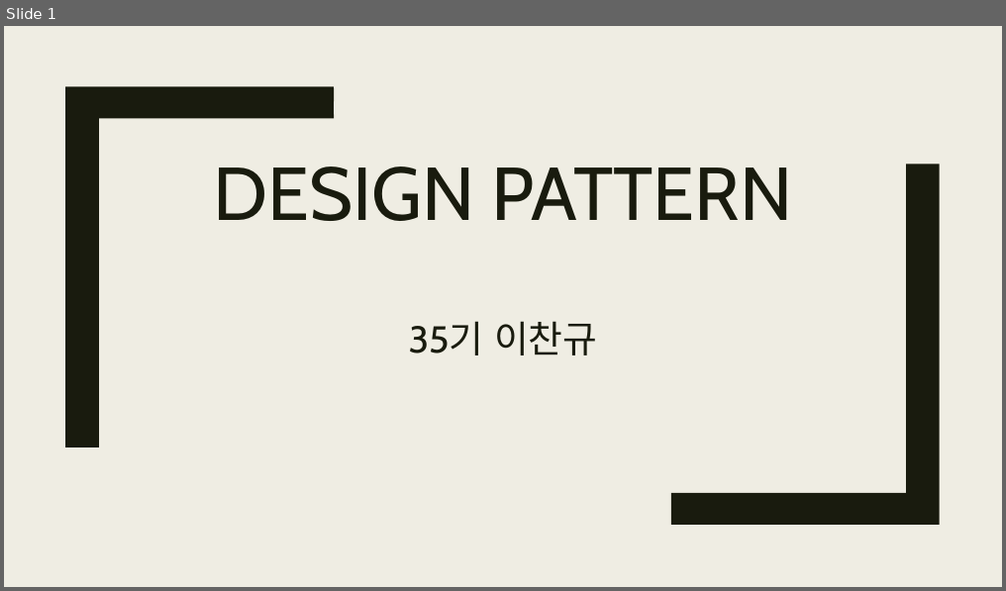
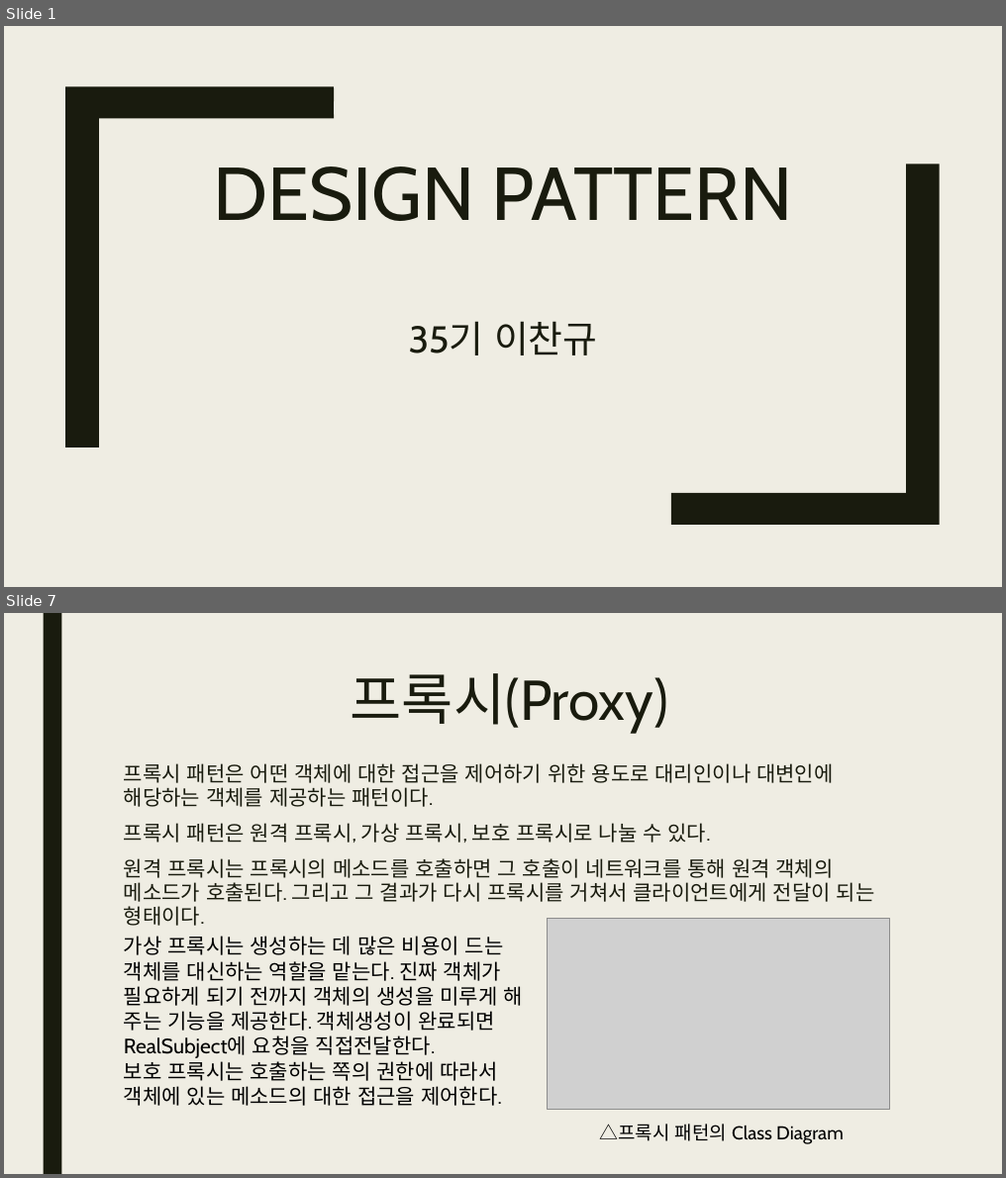
Before and after one commit to tonnac/Study_0, a slide deck: Design_Pattern.pptx. Shown one above the other, each under a label of ours: slide 1 before the commit, slides 1 and 7 after it; the slides between them are not shown. The pictures are 1006x591 and 1006x1178 pixels, drawn with LibreOffice and Linux fonts; fonts in the diff are those of the drawing; grey boxes stand for pictures. Boxes give left, top, right and bottom in pixels: in the first picture for what was removed or moved away, otherwise in the second. Text is boxed around its words. In the diff, an @@ line names an element or a change of style, - is before the commit and + after.

```diff
--- a/Design_Pattern.pptx
+++ b/Design_Pattern.pptx
@@ slide 7 added at <box>4,613,1002,1174</box>, background #EFEDE3 @@
@@ rectangle added at <box>43,613,61,1174</box>, fill #191B0E @@
@@ title added at <box>350,673,668,734</box>, 54 pt, text #191B0E @@
+프록시(Proxy)
@@ text added at <box>124,763,875,926</box>, 20 pt, text #191B0E @@
+프록시 패턴은 어떤 객체에 대한 접근을 제어하기 위한 용도로 대리인이나 대변인에 해당하는 객체를 제공하는 패턴이다.
+프록시 패턴은 원격 프록시, 가상 프록시, 보호 프록시로 나눌 수 있다.
+원격 프록시는 프록시의 메소드를 호출하면 그 호출이 네트워크를 통해 원격 객체의 메소드가 호출된다. 그리고 그 결과가 다시 프록시를 거쳐서 클라이언트에게 전달이 되는 형태이다.
@@ text added at <box>124,936,522,1106</box>, 20 pt, text #000000 @@
+가상 프록시는 생성하는 데 많은 비용이 드는 객체를 대신하는 역할을 맡는다. 진짜 객체가 필요하게 되기 전까지 객체의 생성을 미루게 해 주는 기능을 제공한다. 객체생성이 완료되면 RealSubject에 요청을 직접전달한다.
+보호 프록시는 호출하는 쪽의 권한에 따라서 객체에 있는 메소드의 대한 접근을 제어한다.
@@ picture added at <box>548,919,890,1109</box> @@
@@ text added at <box>599,1124,844,1145</box>, 18 pt, text #000000 @@
+△프록시 패턴의 Class Diagram
```
Also in this commit, not shown: 3 slides changed, 2 other slides added.
